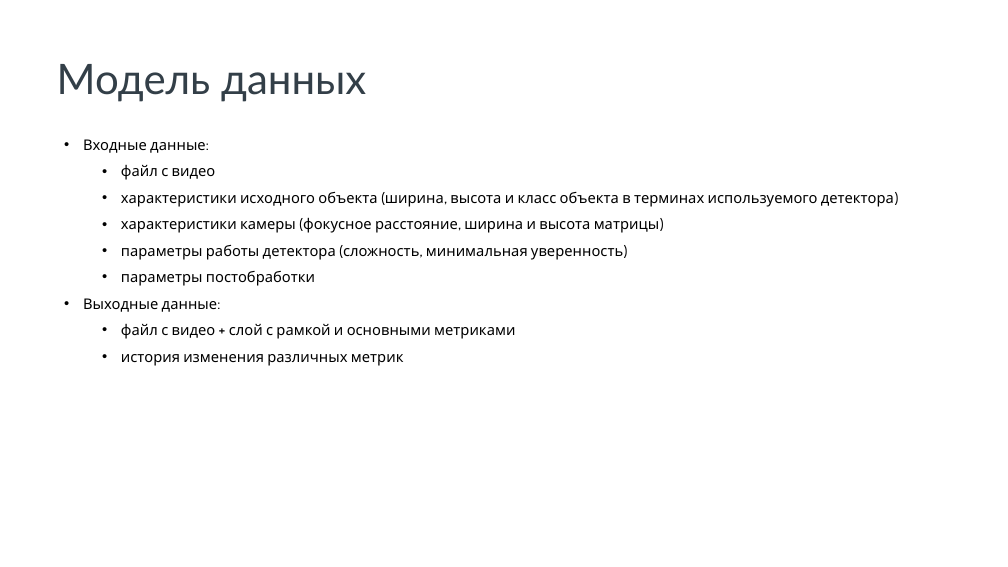
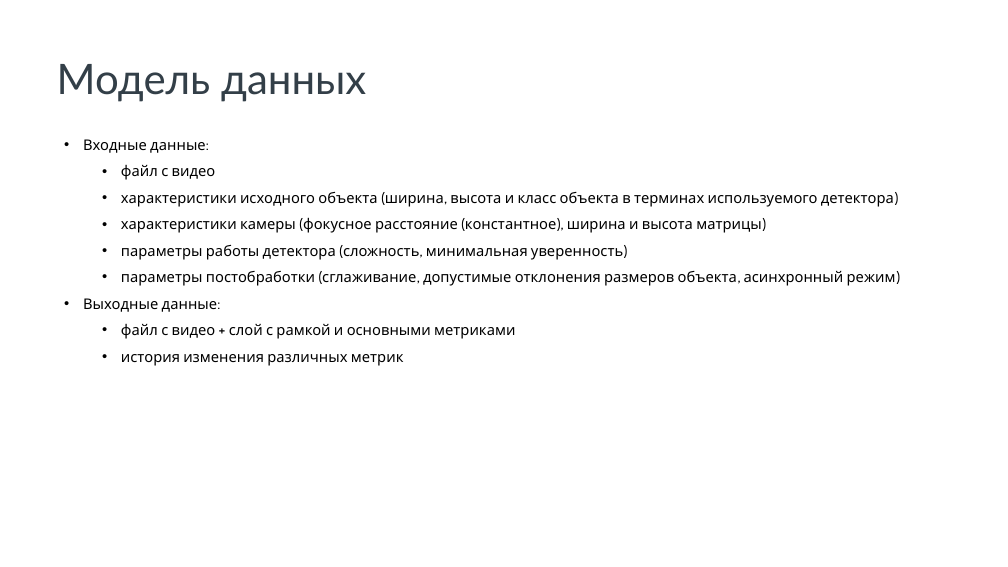
Before and after one commit to alexj-smolin/ds-school-project, a slide deck: slide 5 of references/Презентация проекта.pptx. Drawn at 1008x567 pixels with LibreOffice and Linux fonts; fonts in the diff are those of the drawing; background and template pictures are left out. Boxes give left, top, right and bottom in pixels: in the first picture for what was removed or moved away, otherwise in the second. Text is boxed around its words. In the diff, an @@ line names an element or a change of style, - is before the commit and + after.

```diff
--- a/references/Презентация проекта.pptx
+++ b/references/Презентация проекта.pptx
@@ text at [121, 217, 762, 233]: text changed @@
-  • характеристики камеры (фокусное расстояние, ширина и высота матрицы)
+  • характеристики камеры (фокусное расстояние (константное), ширина и высота матрицы)
@@ text at [121, 271, 896, 286]: text changed @@
-  • параметры постобработки
+  • параметры постобработки (сглаживание, допустимые отклонения размеров объекта, асинхронный режим)
```
Also in this commit, not shown: 6 other slides changed, 13 other files.
